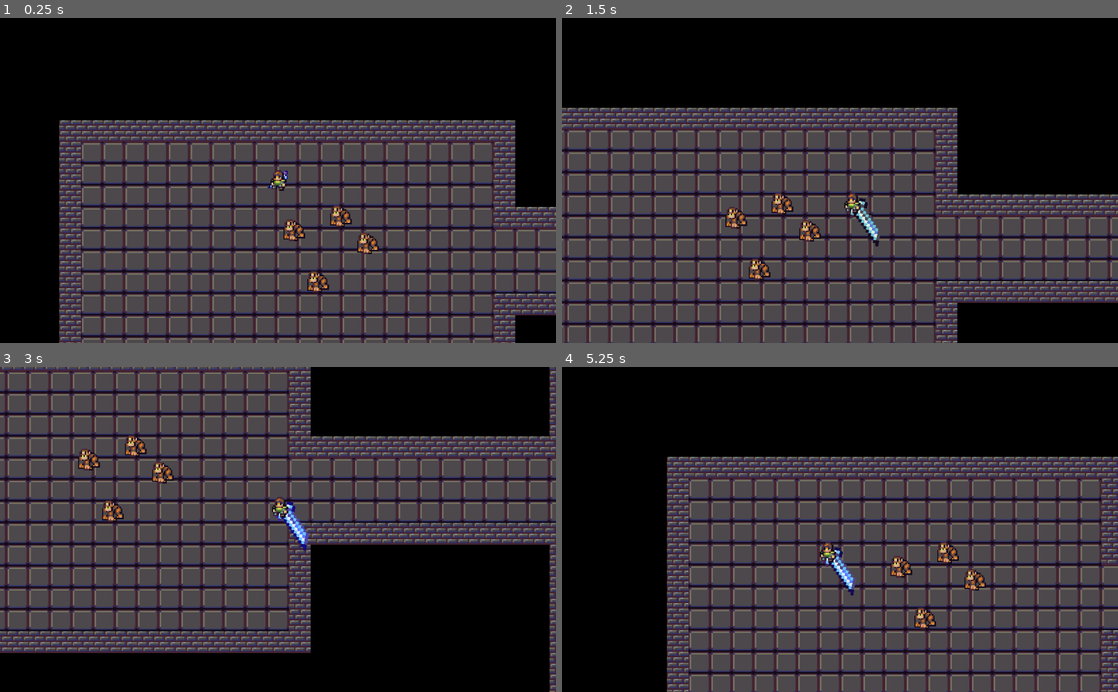
Above: before the commit, frames 1-4 (two rows, left to right).
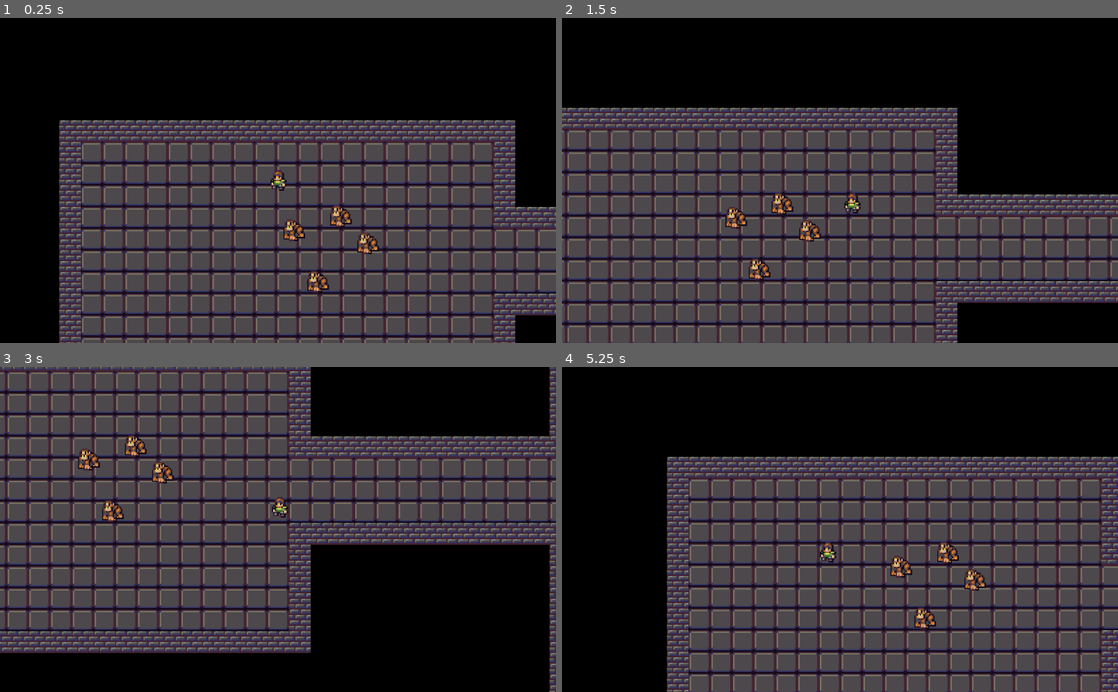
Above: after the commit, the same moments.

Repository: 3akev/waterblade
Game: Godot game, scene res://Main.tscn
Two runs of this game, one before a commit and one after it. Both use one fixed random seed, a clock stepped at 60 frames per second and the inputs below.
Inputs (mouse positions are in pixels of both pictures, inside the frame that each line leads up to):
- Up to frame 1 (0.25 s): no input
- Up to frame 2 (1.5 s): tap Enter at 0.5 s; move the mouse to (962, 164) at 0.52 s; hold D (right) 0.53-1.28 s; click (962, 164) at 0.67 s; move the mouse to (728, 196) at 1.27 s; hold S (down) from 1.28 s (still down); click (728, 196) at 1.42 s
- Up to frame 3 (3 s): move the mouse to (333, 458) at 2.02 s; release S (down) at 2.03 s; hold D (right) 2.03-2.78 s; click (333, 458) at 2.17 s; move the mouse to (250, 594) at 2.77 s; hold W (up) from 2.78 s (still down); click (250, 594) at 2.92 s
- Up to frame 4 (5.25 s): move the mouse to (1006, 578) at 3.52 s; release W (up) at 3.53 s; hold A (left) 3.53-5.03 s; click (1006, 578) at 3.67 s; move the mouse to (673, 480) at 4.27 s; click (673, 480) at 4.42 s; move the mouse to (867, 529) at 5.02 s; hold S (down) from 5.03 s (still down); click (867, 529) at 5.17 s

The runs differ from the first frame. In frame 1, less than 0.1% of the frame differs, in the area x 48-52%, y 47-53%; in frame 2, 0.3%; in frame 3, 0.3%, in the area x 49-56%, y 40-57%; in frame 4, 0.3%.

Commit message:
scale sword collision shape

Diff:
--- a/Ecs/Systems/MouseSwordSystem.gd
+++ b/Ecs/Systems/MouseSwordSystem.gd
@@ -17,9 +17,7 @@
 		Input.action_release("sword_up")
 	if event is InputEventMouseMotion and Input.is_mouse_button_pressed(BUTTON_LEFT):
 		var angle_to_mouse = player.get_angle_to(get_global_mouse_position())
-#		print(angle_to_mouse)
 		var vec = Vector2(cos(angle_to_mouse), sin(angle_to_mouse))
-		print(str(vec.x) + " " + str(vec.y))
 
 		if vec.x > 0:
 			Input.action_press("sword_right", abs(vec.x))
--- a/Scene/Sword.gd
+++ b/Scene/Sword.gd
@@ -1,4 +1,7 @@
 extends Area2D
+
+onready var sprite = $Sprite
+onready var shape = $CollisionShape2D
 
 func _process(delta):
 	if Input.is_action_just_pressed("sword_swing"):
@@ -6,7 +9,8 @@
 	elif Input.is_action_just_released("sword_swing"):
 		position = Vector2(5, -5)
 		rotation = PI/4
-		scale = Vector2(1, 1)
+		sprite.scale = Vector2(1, 1)
+		shape.shape.b.y = 15
 	if Input.is_action_pressed("sword_swing"):
 		var direction = Vector2()
 		if Input.is_action_pressed("sword_down"):
@@ -21,4 +25,5 @@
 		var prev_rotation = rotation
 		rotation = lerp_angle(rotation, direction.angle() - PI/2, 0.2)
 		var velocity = abs(rotation - prev_rotation) * 5
-		scale = Vector2(1 + velocity, 1 + velocity)
+		sprite.scale = Vector2(1 + velocity, 1 + velocity)
+		shape.shape.b.y = 15 + pow(velocity, 2)
--- a/Scene/Sword.tscn
+++ b/Scene/Sword.tscn
@@ -4,6 +4,7 @@
 [ext_resource path="res://Assets/DawnLike/Items/LongWep.png" type="Texture" id=2]
 
 [sub_resource type="SegmentShape2D" id=1]
+b = Vector2( 0, 15 )
 
 [sub_resource type="Shader" id=2]
 code = "shader_type canvas_item;
@@ -26,6 +27,7 @@
 disabled = true
 
 [node name="Sprite" type="Sprite" parent="."]
+visible = false
 material = SubResource( 3 )
 position = Vector2( 0, 7 )
 rotation = -2.35619
